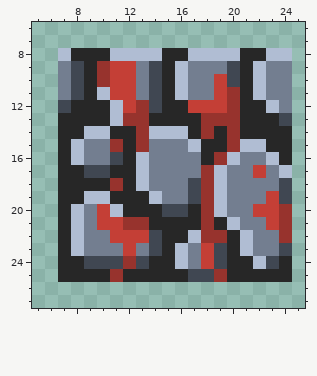
Pixel-art sprite: Closing Walls/Assets/Sprites/brick_bloody1.png. The picture above was drawn from the file before the commit.
The file is 32x32 pixels. Shown: x 5..25, y 6..27.
After the commit:
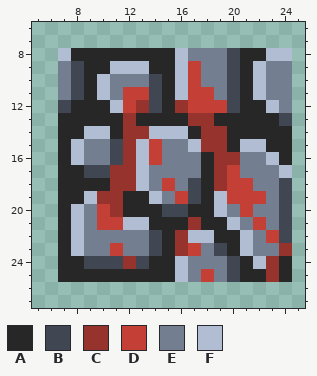
Palette (. is transparent): A #272727  B #404752  C #97332d  D #c43f36  E #737e90  F #b0bdd3
The author wrote: remastered bricks
The exact change:
Colour A replaces colour B in row 9 at x 14.
Colour A replaces colour C in row 9 at x 10; in row 13 at x 13 and 19 to 20; in rows 14 to 15 at x 20; in rows 17 to 21 at x 18; in row 22 at x 19; in row 25 at x 11.
Colour A replaces colour F in row 8 at x 11 to 14; in row 13 at x 11.
Colour B replaces colour A in rows 24 to 25 at x 20.
Colour B replaces colour C in rows 11 to 12 at x 20; in row 15 at x 11; in rows 20 to 22 at x 24.
Colour B replaces colour F in row 8 at x 20.
Colour C replaces colour A in row 12 at x 16; in row 13 at x 17; in row 14 at x 12 and 19; in row 15 at x 12 and 18 to 19; in row 16 at x 12; in row 17 at x 11 to 12.
Colour C replaces colour A in row 18 at x 12; in row 19 at x 11; in row 21 at x 17; in row 22 at x 16; in row 25 at x 23.
Colour C replaces colour B in row 23 at x 24; in row 24 at x 23.
Colour C replaces colour F in row 16 at x 20; in rows 17 to 18 at x 19; in row 19 at x 10; in row 20 at x 11; in row 23 at x 16.
Colour D replaces colour B in row 25 at x 18.
Colour D replaces colour E in rows 9 to 10 at x 17; in row 11 at x 13 and 17 to 18; in rows 15 to 16 at x 14; in row 17 at x 20; in row 18 at x 15 and 20 to 21; in row 19 at x 16 and 20 to 22.
Colour D replaces colour E in row 20 at x 21; in row 21 at x 22; in row 22 at x 23; in row 23 at x 11 and 17.
Colour E replaces colour B in row 24 at x 19; in row 25 at x 17.
Colour E replaces colour C in row 25 at x 19.
Colour E replaces colour D in row 10 at x 11 to 12 and 19; in row 11 at x 11 and 19; in row 17 at x 22; in row 19 at x 23; in row 20 at x 22 to 23; in row 21 at x 23.
Colour E replaces colour D in row 22 at x 11 to 13; in row 23 at x 12 and 18; in row 24 at x 18.
Colour E replaces colour F in row 8 at x 17 to 19.
Colour F replaces colour A in row 8 at x 16; in row 25 at x 16.
Colour F replaces colour C in row 10 at x 10; in row 15 at x 13; in row 21 at x 12 to 13; in row 22 at x 18.
Colour F replaces colour D in row 9 at x 11 to 12.
Colour F replaces colour E in row 9 at x 13.
Boxes around the changes in both pictures, in picture pixels (x1, y1, x2, y2):
changed: (97, 48, 292, 282)
